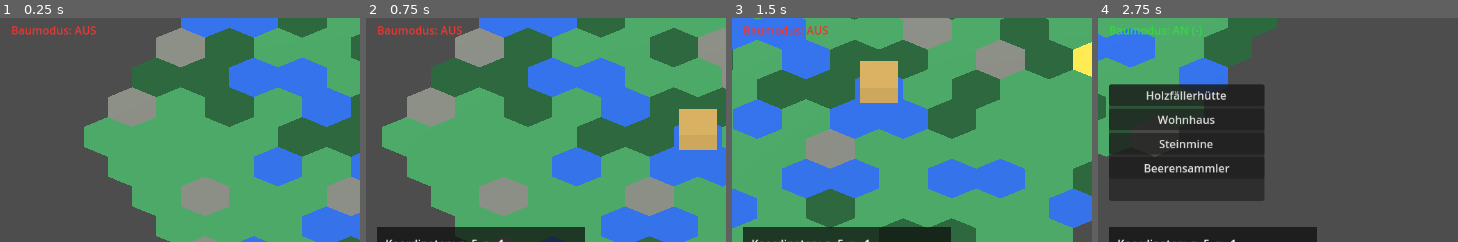
Above: before the commit, frames 1-4 (left to right).
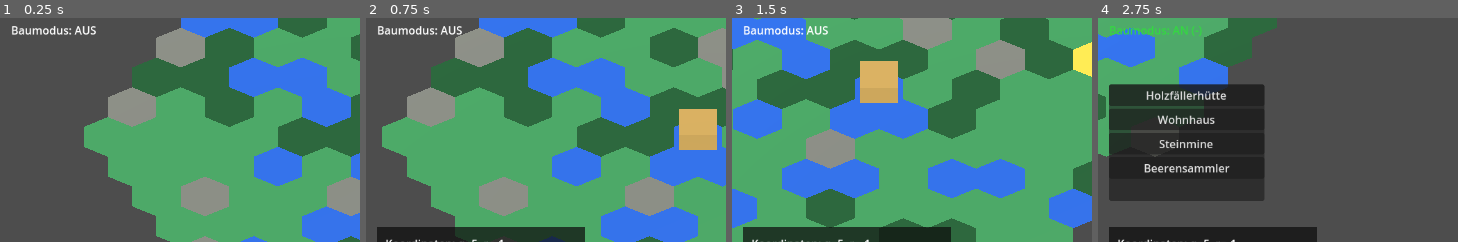
Above: after the commit, the same moments.

Repository: Ranu4922/CodexGame
Game: Godot game, scene res://scenes/Main.tscn
The game is run twice, just before and just after one commit, with the same random seed, the same clock (stepped at 60 frames per second) and the same inputs.
Inputs (mouse positions are % of the whole screen's width and height, from its top left):
- Up to frame 1 (0.25 s): no input
- Up to frame 2 (0.75 s): tap Enter at 0.5 s; move the mouse to (80, 45) at 0.52 s; hold D from 0.53 s (still down); tap I at 0.6 s; click (80, 45) at 0.67 s
- Up to frame 3 (1.5 s): move the mouse to (33, 55) at 1.27 s; release D at 1.28 s; hold S from 1.28 s (still down); tap I at 1.35 s
- Up to frame 4 (2.75 s): move the mouse to (66, 28) at 2.02 s; release S at 2.03 s; hold D from 2.03 s (still down); tap B at 2.1 s; tap I at 2.3 s
The pictures show only the part of the screen within x 0-50%, y 23-73%; the shares and areas given below are measured in that part.

The runs differ from the first frame. In frame 1, 0.5% of the frame differs, in the area x 3-27%, y 3-8%; in frame 2, 0.5%; in frame 3, 0.5%; in frame 4, nothing differs.
Error after the commit: Invalid assignment of property or key 'visible' with value of type 'bool' on a base object of type 'null instance'. (res://scripts/game_world.gd:72)

Commit message:
Add settlement overview window logic

Diff:
--- a/scripts/game_world.gd
+++ b/scripts/game_world.gd
@@ -9,6 +9,9 @@
 @onready var unemployed_label: Label = $CanvasLayer/UnemployedLabel
 @onready var selected_building_label: Label = $CanvasLayer/SelectedBuildingLabel
 @onready var message_label: Label = $CanvasLayer/MessageLabel
+@onready var settlement_window: PanelContainer = $CanvasLayer/SettlementWindow
+@onready var settlement_title_label: Label = $CanvasLayer/SettlementWindow/VBoxContainer/TitleLabel
+@onready var settlement_content_label: Label = $CanvasLayer/SettlementWindow/VBoxContainer/ContentLabel
 @onready var info_panel: PanelContainer = $CanvasLayer/InfoPanel
 @onready var info_label: Label = $CanvasLayer/InfoPanel/InfoLabel
 @onready var build_menu: PanelContainer = $CanvasLayer/BuildMenu
@@ -19,8 +22,20 @@
 
 var message_version: int = 0
 var selected_building_name: String = "-"
+var settlement_name: String = "Dorfzentrum"
+var current_wood: int = 0
+var current_stone: int = 0
+var current_food: int = 0
 var current_population: int = 0
 var current_housing_capacity: int = 0
+var current_free_housing: int = 0
+var current_unemployed: int = 0
+var current_lumberjacks: int = 0
+var current_miners: int = 0
+var current_gatherers: int = 0
+var current_workplaces: int = 0
+var current_assigned_workplaces: int = 0
+var current_free_workplaces: int = 0
 var building_workplaces: Dictionary = {
 	"Holzfällerhütte": 1,
 	"Steinmine": 1,
@@ -44,6 +59,7 @@
 	hex_grid.food_changed.connect(_on_food_changed)
 	hex_grid.housing_changed.connect(_on_housing_changed)
 	hex_grid.population_changed.connect(_on_population_changed)
+	hex_grid.free_housing_changed.connect(_on_free_housing_changed)
 	hex_grid.work_changed.connect(_on_work_changed)
 	hex_grid.message_changed.connect(_on_message_changed)
 	lumberjack_button.pressed.connect(_on_lumberjack_button_pressed)
@@ -52,6 +68,8 @@
 	berry_gatherer_button.pressed.connect(_on_berry_gatherer_button_pressed)
 	current_population = hex_grid.population
 	current_housing_capacity = hex_grid.housing_capacity
+	current_free_housing = hex_grid.free_housing
+	settlement_window.visible = false
 	_on_build_mode_changed(false)
 	_on_selected_building_changed("-")
 	_on_wood_changed(hex_grid.wood)
@@ -66,6 +84,22 @@
 		hex_grid.free_workplace_count
 	)
 	_on_selection_cleared()
+	_update_settlement_window()
+
+
+func _unhandled_input(event: InputEvent) -> void:
+	if event is InputEventKey:
+		var key_event: InputEventKey = event as InputEventKey
+		if not key_event.pressed or key_event.echo:
+			return
+		if key_event.keycode == KEY_I:
+			settlement_window.visible = not settlement_window.visible
+			if settlement_window.visible:
+				_update_settlement_window()
+			get_viewport().set_input_as_handled()
+		if key_event.keycode == KEY_ESCAPE and settlement_window.visible:
+			settlement_window.visible = false
+			get_viewport().set_input_as_handled()
 
 
 func _on_hex_selected(
@@ -239,33 +273,125 @@
 
 
 func _on_wood_changed(amount: int) -> void:
+	current_wood = amount
 	resource_label.text = "Holz: %d" % amount
+	_update_settlement_window_if_visible()
 
 
 func _on_stone_changed(amount: int) -> void:
+	current_stone = amount
 	stone_label.text = "Stein: %d" % amount
+	_update_settlement_window_if_visible()
 
 
 func _on_food_changed(amount: int) -> void:
+	current_food = amount
 	food_label.text = "Nahrung: %d" % amount
+	_update_settlement_window_if_visible()
 
 
 func _on_housing_changed(amount: int) -> void:
 	current_housing_capacity = amount
 	_update_population_housing_label()
+	_update_settlement_window_if_visible()
 
 
 func _on_population_changed(amount: int) -> void:
 	current_population = amount
 	_update_population_housing_label()
+	_update_settlement_window_if_visible()
+
+
+func _on_free_housing_changed(amount: int) -> void:
+	current_free_housing = amount
+	_update_settlement_window_if_visible()
 
 
 func _update_population_housing_label() -> void:
 	population_label.text = "Bewohner: %d / Wohnraum %d" % [current_population, current_housing_capacity]
 
 
-func _on_work_changed(unemployed: int, _lumberjacks: int, _miners: int, _workplaces: int, _free_workplaces: int) -> void:
+func _on_work_changed(unemployed: int, lumberjacks: int, miners: int, workplaces: int, free_workplaces: int) -> void:
+	current_unemployed = unemployed
+	current_lumberjacks = lumberjacks
+	current_miners = miners
+	current_gatherers = hex_grid.berry_gatherer_count
+	current_workplaces = workplaces
+	current_free_workplaces = free_workplaces
+	current_assigned_workplaces = current_workplaces - current_free_workplaces
+	if current_assigned_workplaces < 0:
+		current_assigned_workplaces = 0
 	unemployed_label.text = "Arbeitslos: %d" % unemployed
+	_update_settlement_window_if_visible()
+
+
+func _update_settlement_window_if_visible() -> void:
+	if settlement_window.visible:
+		_update_settlement_window()
+
+
+func _update_settlement_window() -> void:
+	settlement_title_label.text = "Siedlung: %s" % settlement_name
+	var lines: PackedStringArray = PackedStringArray([
+		"Ressourcen",
+		"Holz: %d" % current_wood,
+		"Stein: %d" % current_stone,
+		"Nahrung: %d" % current_food,
+		"",
+		"Bevölkerung",
+		"Bewohner: %d" % current_population,
+		"Wohnraum: %d" % current_housing_capacity,
+		"Freier Wohnraum: %d" % current_free_housing,
+		"Arbeitslos: %d" % current_unemployed,
+		"",
+		"Berufe",
+		"Holzfäller: %d" % current_lumberjacks,
+		"Bergarbeiter: %d" % current_miners,
+		"Sammler: %d" % current_gatherers,
+		"",
+		"Arbeitsplätze",
+		"Gesamt: %d" % current_workplaces,
+		"Belegt: %d" % current_assigned_workplaces,
+		"Frei: %d" % current_free_workplaces,
+		"",
+		"Produktion",
+		"Holz: +%d / 5s" % _calculate_settlement_wood_production(),
+		"Stein: +%d / 5s" % _calculate_settlement_stone_production(),
+		"Nahrung: +%d / 5s" % _calculate_settlement_food_production(),
+	])
+	settlement_content_label.text = "\n".join(lines)
+
+
+func _calculate_settlement_wood_production() -> int:
+	return _calculate_production_from_tiles(hex_grid.lumberjack_hut_tiles, "lumberjack_production")
+
+
+func _calculate_settlement_stone_production() -> int:
+	return _calculate_production_from_tiles(hex_grid.stone_mine_tiles, "stone_production")
+
+
+func _calculate_settlement_food_production() -> int:
+	return _calculate_production_from_tiles(hex_grid.berry_gatherer_tiles, "berry_production")
+
+
+func _calculate_production_from_tiles(tiles: Array, production_meta_name: String) -> int:
+	var production: int = 0
+	for tile_value in tiles:
+		var tile: MeshInstance3D = tile_value as MeshInstance3D
+		if tile == null:
+			continue
+		if not tile.has_meta(production_meta_name):
+			continue
+		if not _tile_has_assigned_worker(tile):
+			continue
+		production += int(tile.get_meta(production_meta_name))
+	return production
+
+
+func _tile_has_assigned_worker(tile: MeshInstance3D) -> bool:
+	if not tile.has_meta("assigned_workers"):
+		return false
+	return int(tile.get_meta("assigned_workers")) > 0
 
 
 func _get_workplaces_for_building_name(building_name: String) -> int:
